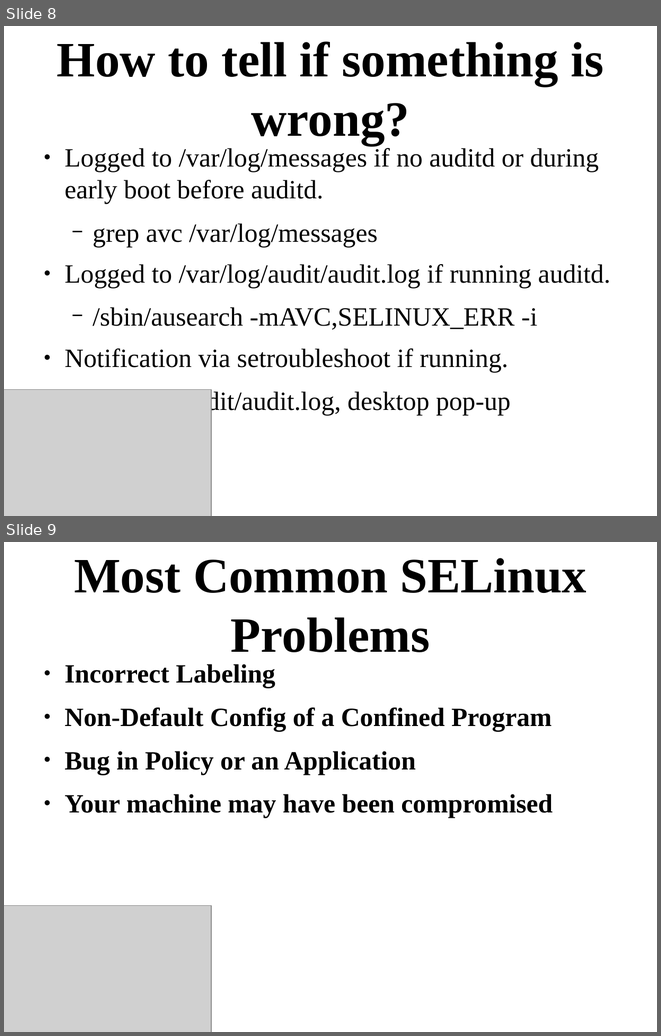
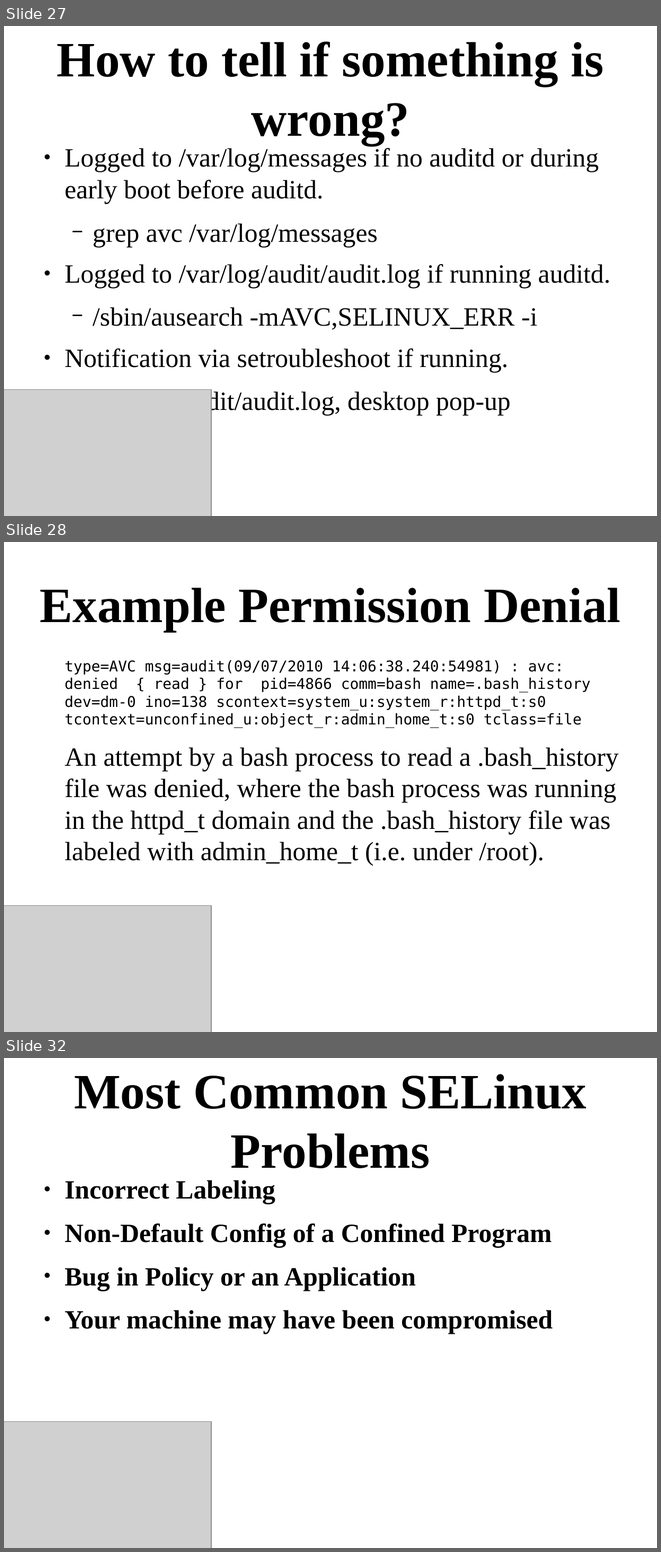
Before and after one commit to Frodox/SELinux-USNA-20150427, a slide deck: SELinux-USNA-20150427.odp. Shown one above the other, each under a label of ours: slides 8 and 9 before the commit, slides 27, 28 and 32 after it; the slides between them are not shown. The pictures are 661x1036 and 661x1552 pixels, drawn with LibreOffice and Linux fonts; fonts in the diff are those of the drawing; grey boxes stand for pictures. Boxes give left, top, right and bottom in pixels: in the first picture for what was removed or moved away, otherwise in the second. Text is boxed around its words. In the diff, an @@ line names an element or a change of style, - is before the commit and + after.

```diff
--- a/SELinux-USNA-20150427.odp
+++ b/SELinux-USNA-20150427.odp
@@ slide 28 added at (x1=4, y1=542, x2=657, y2=1032), background #FFFFFF @@
@@ title added at (x1=40, y1=588, x2=620, y2=631), 60 pt, text #000000, bold @@
+Example Permission Denial
@@ text added at (x1=64, y1=660, x2=618, y2=866), 18 pt, text #000000 @@
+type=AVC msg=audit(09/07/2010 14:06:38.240:54981) : avc: denied { read } for pid=4866 comm=bash name=.bash_history dev=dm-0 ino=138 scontext=system_u:system_r:httpd_t:s0 tcontext=unconfined_u:object_r:admin_home_t:s0 tclass=file
+An attempt by a bash process to read a .bash_history file was denied, where the bash process was running in the httpd_t domain and the .bash_history file was labeled with admin_home_t (i.e. under /root).
@@ picture added at (x1=4, y1=905, x2=211, y2=1032) @@
@@ what was slide 8 is now slide 27 @@
@@ what was slide 9 is now slide 32 @@
```
Also in this commit, not shown: 2 slides changed, 26 other slides added, 1 slide removed.
